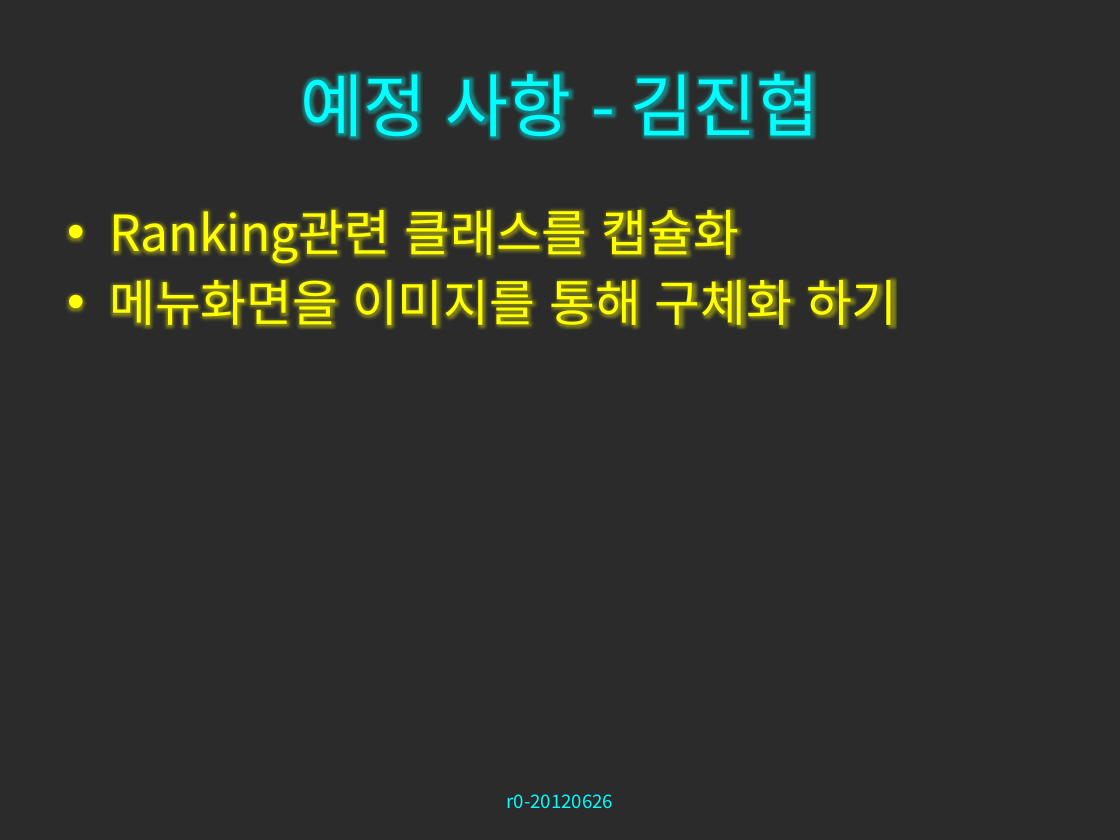
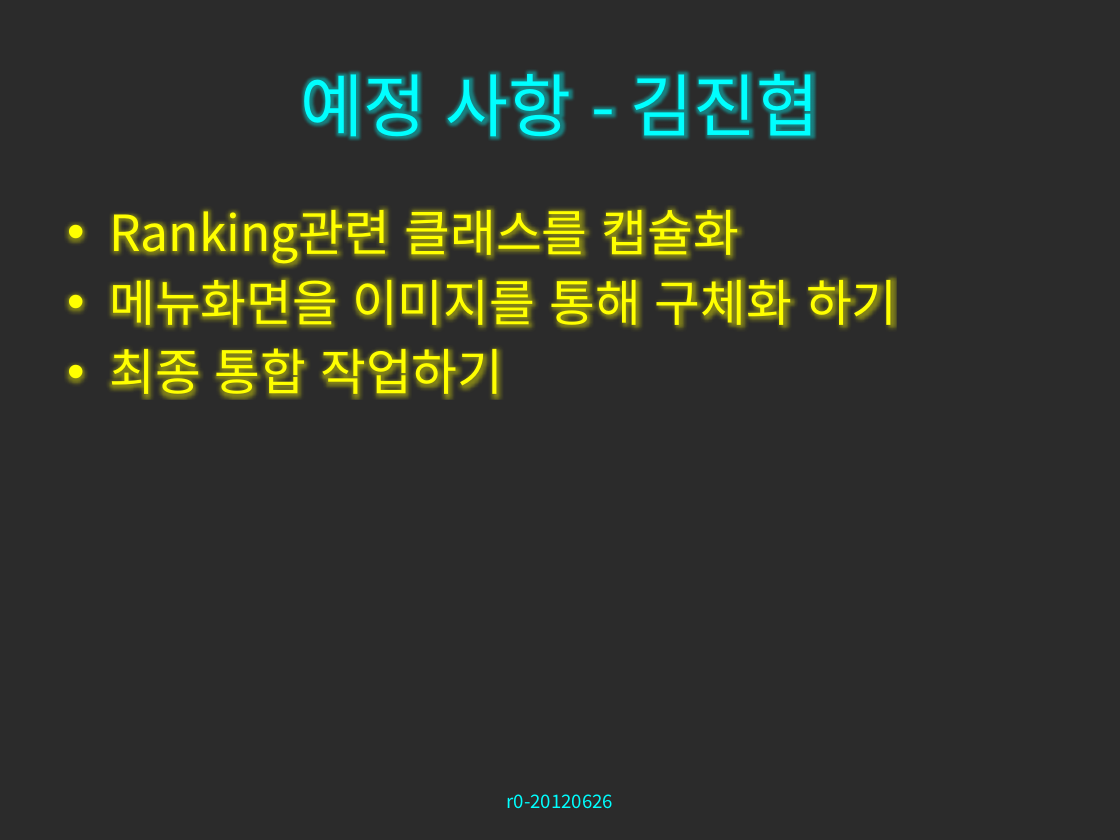
Before and after one commit to zwycid/dimension-drive-downside, a slide deck: slide 21 of presentation/중간발표.pptx. Drawn at 1120x840 pixels with LibreOffice and Linux fonts; fonts in the diff are those of the drawing; background and template pictures are left out; a plain dark background stands for a picture behind light text. Boxes give left, top, right and bottom in pixels: in the first picture for what was removed or moved away, otherwise in the second. Text is boxed around its words. In the diff, an @@ line names an element or a change of style, - is before the commit and + after.

Commit message:
진협이형이 할 것 같은 일 하나 추가요

```diff
--- a/presentation/중간발표.pptx
+++ b/presentation/중간발표.pptx
@@ text at box(109, 340, 503, 403): paragraph added @@
+• 최종 통합 작업하기
```
